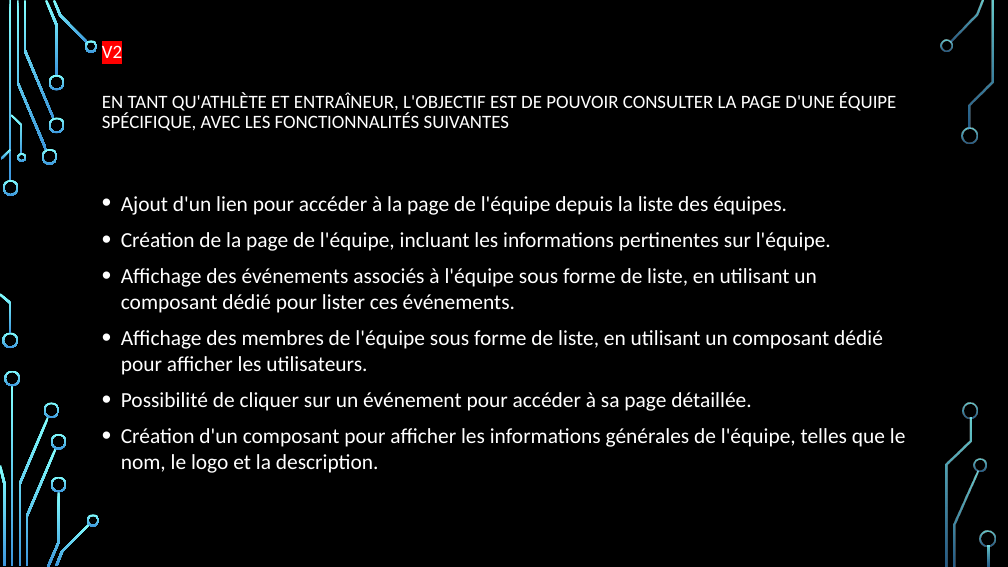
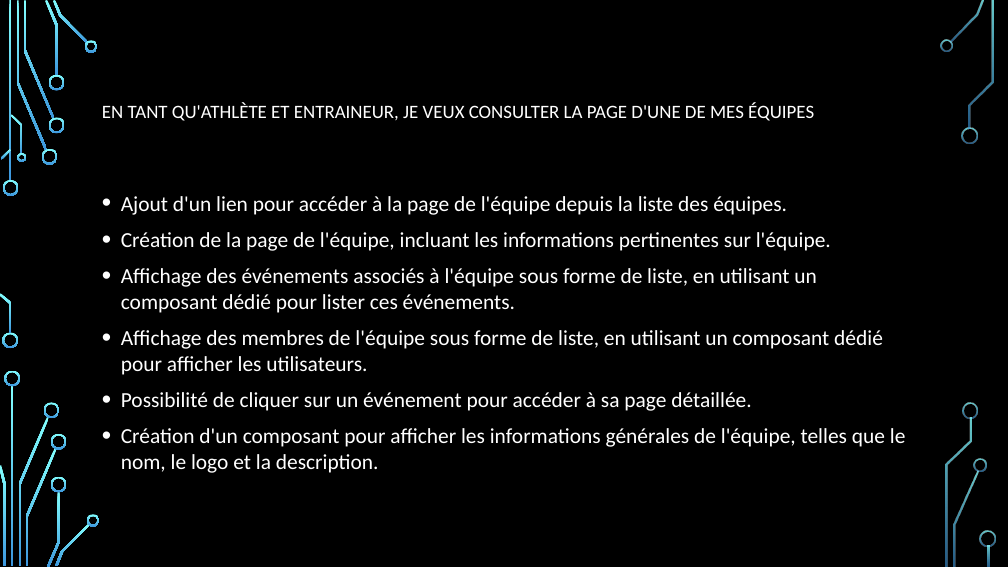
Before and after one commit to DFC-Informatique-Cegep-de-Sainte-Foy/GestionEquipesSportives, a slide deck: slide 6 of Documentation/Revue 3/Presentation_Revue_3.pptx (slide 8 before the commit). Drawn at 1008x567 pixels with LibreOffice and Linux fonts; fonts in the diff are those of the drawing; background and template pictures are left out. Boxes give left, top, right and bottom in pixels: in the first picture for what was removed or moved away, otherwise in the second. Text is boxed around its words. In the diff, an @@ line names an element or a change of style, - is before the commit and + after.

```diff
--- a/Documentation/Revue 3/Presentation_Revue_3.pptx
+++ b/Documentation/Revue 3/Presentation_Revue_3.pptx
@@ text removed at box(102, 45, 122, 58) @@
-V2
@@ title at box(102, 102, 814, 121): text changed @@
-EN TANT QU'ATHLÈTE ET ENTRAÎNEUR, L'OBJECTIF EST DE POUVOIR CONSULTER LA PAGE D'UNE ÉQUIPE SPÉCIFIQUE, AVEC LES FONCTIONNALITÉS SUIVANTES
+EN TANT QU'ATHLÈTE ET ENTRAINEUR, JE VEUX CONSULTER LA PAGE D'UNE DE MES ÉQUIPES
```
Also in this commit, not shown: 8 other slides changed, 3 slides removed.
